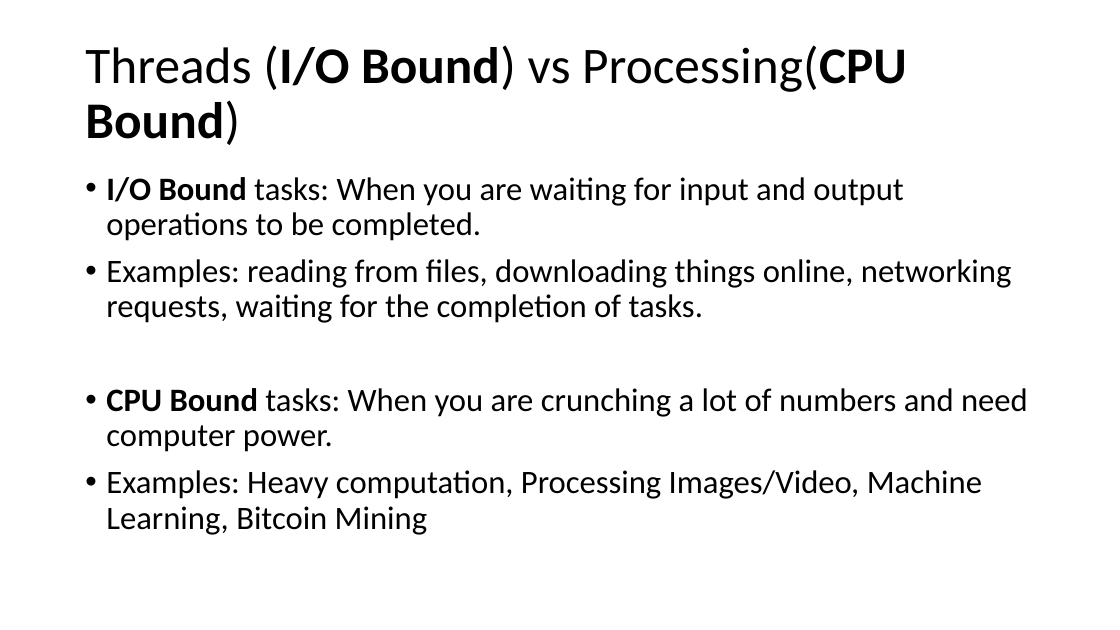
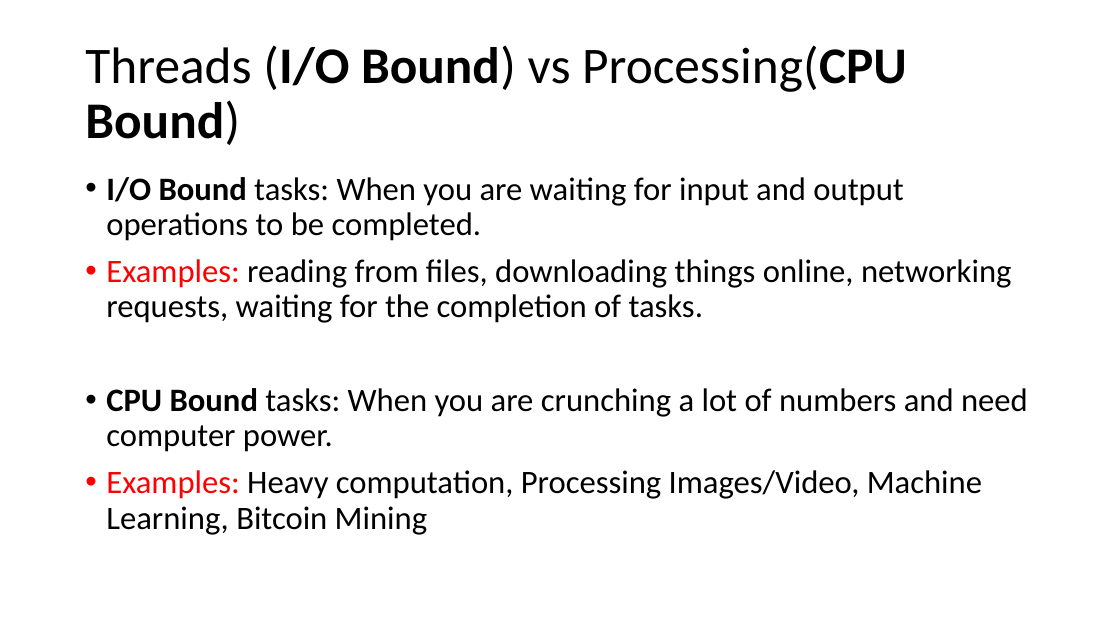
Before and after one commit to echoaj/TCS_PowerPoints, a slide deck: slide 30 of PowerPoints/Threading & Multiprocessing.pptx. Drawn at 1120x630 pixels with LibreOffice and Linux fonts; fonts in the diff are those of the drawing. Boxes give left, top, right and bottom in pixels: in the first picture for what was removed or moved away, otherwise in the second. Text is boxed around its words. In the diff, an @@ line names an element or a change of style, - is before the commit and + after.

```diff
--- a/PowerPoints/Threading & Multiprocessing.pptx
+++ b/PowerPoints/Threading & Multiprocessing.pptx
@@ text at [106,259,1011,535]: text colour #000000 to #FF0000 in "Examples:", "Examples:" @@
```
Also in this commit, not shown: 1 other slide changed.
